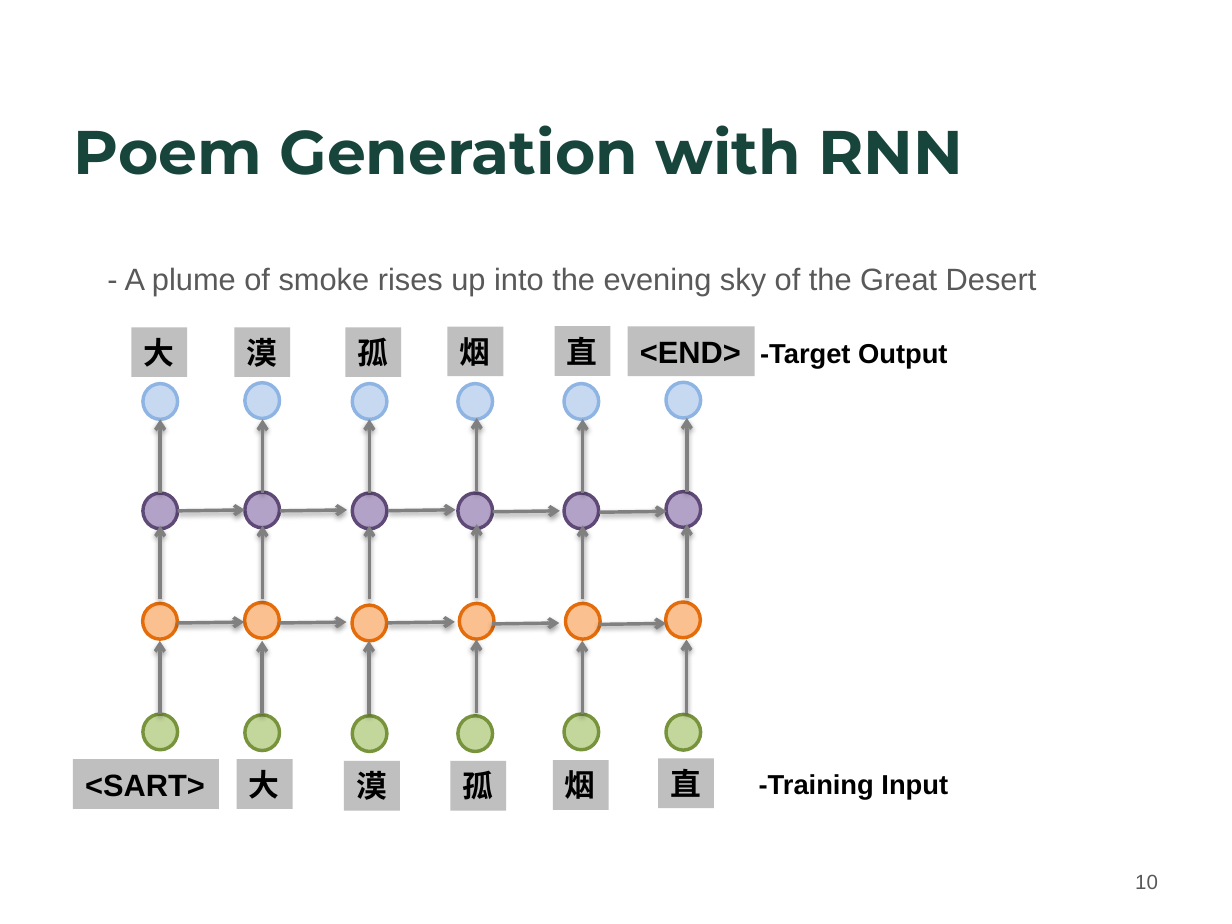
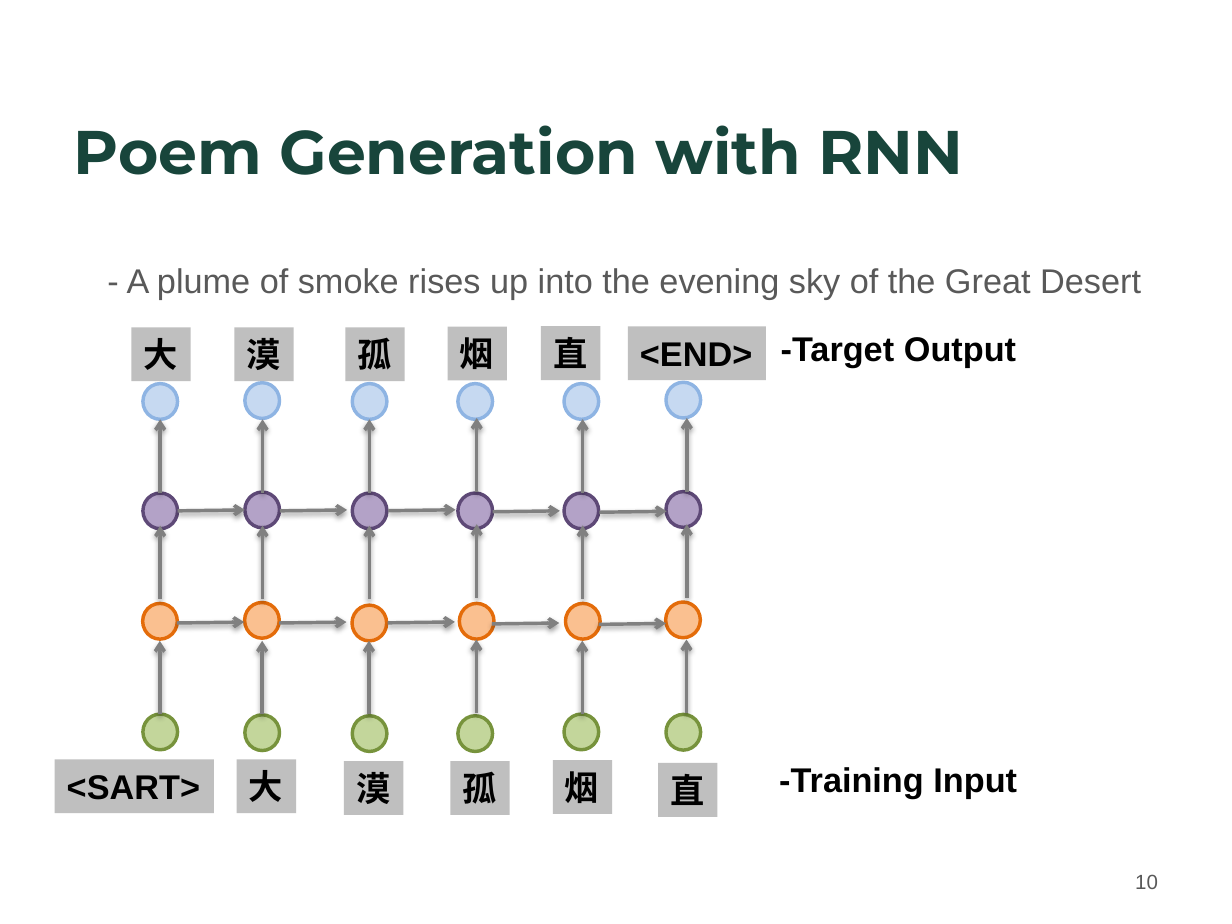
Before and after one commit to Strideradu/17spr_wang_zhu_du, a slide deck: slide 10 of Wei-GA.pptx. Drawn at 1232x924 pixels with LibreOffice and Linux fonts; fonts in the diff are those of the drawing; background and template pictures are left out. Boxes give left, top, right and bottom in pixels: in the first picture for what was removed or moved away, otherwise in the second. Text is boxed around its words. In the diff, an @@ line names an element or a change of style, - is before the commit and + after.

```diff
--- a/Wei-GA.pptx
+++ b/Wei-GA.pptx
@@ size 18 to 20 pt in 13 elements at bbox=[447, 326, 506, 381], bbox=[237, 759, 296, 813], bbox=[344, 761, 403, 816], bbox=[132, 328, 191, 382], bbox=[234, 328, 293, 382], bbox=[345, 328, 404, 382], bbox=[450, 761, 509, 816], bbox=[553, 760, 612, 814], bbox=[658, 763, 717, 817], bbox=[628, 326, 766, 381], bbox=[541, 326, 600, 381], bbox=[54, 759, 213, 813], bbox=[127, 268, 1141, 300] @@
@@ rectangle "大": place and size @@
-rectangle "大" at bbox=[132, 328, 187, 377]
+rectangle "大" at bbox=[132, 328, 191, 382]
@@ rectangle "漠": place and size @@
-rectangle "漠" at bbox=[234, 328, 290, 377]
+rectangle "漠" at bbox=[234, 328, 293, 382]
@@ rectangle "孤": place and size @@
-rectangle "孤" at bbox=[345, 328, 400, 377]
+rectangle "孤" at bbox=[345, 328, 404, 382]
@@ rectangle "烟": place and size @@
-rectangle "烟" at bbox=[447, 326, 503, 376]
+rectangle "烟" at bbox=[447, 326, 506, 381]
@@ rectangle "直": place and size @@
-rectangle "直" at bbox=[554, 326, 610, 376]
+rectangle "直" at bbox=[541, 326, 600, 381]
@@ rectangle "<END>": place and size @@
-rectangle "<END>" at bbox=[628, 326, 755, 376]
+rectangle "<END>" at bbox=[628, 326, 766, 381]
@@ text "-Target Output": place and size @@
-text "-Target Output" at bbox=[760, 344, 947, 369]
+text "-Target Output" at bbox=[781, 337, 1016, 368]
@@ text "-Target Output" at bbox=[781, 337, 1016, 368]: size 16 to 20 pt @@
@@ rectangle "<SART>": place and size @@
-rectangle "<SART>" at bbox=[73, 759, 218, 808]
+rectangle "<SART>" at bbox=[54, 759, 213, 813]
@@ rectangle "大": place and size @@
-rectangle "大" at bbox=[237, 759, 292, 808]
+rectangle "大" at bbox=[237, 759, 296, 813]
@@ rectangle "漠": place and size @@
-rectangle "漠" at bbox=[344, 761, 399, 811]
+rectangle "漠" at bbox=[344, 761, 403, 816]
@@ rectangle "孤": place and size @@
-rectangle "孤" at bbox=[450, 761, 505, 811]
+rectangle "孤" at bbox=[450, 761, 509, 816]
@@ rectangle "烟": place and size @@
-rectangle "烟" at bbox=[553, 760, 609, 809]
+rectangle "烟" at bbox=[553, 760, 612, 814]
@@ rectangle "直": place and size @@
-rectangle "直" at bbox=[658, 759, 713, 808]
+rectangle "直" at bbox=[658, 763, 717, 817]
@@ text "-Training Input" at bbox=[779, 767, 1017, 798]: size 16 to 20 pt @@
@@ text "-Training Input": place and size @@
-text "-Training Input" at bbox=[759, 774, 948, 800]
+text "-Training Input" at bbox=[779, 767, 1017, 798]
```
Also in this commit, not shown: 4 other slides changed, 2 slides added, 11 other files.
